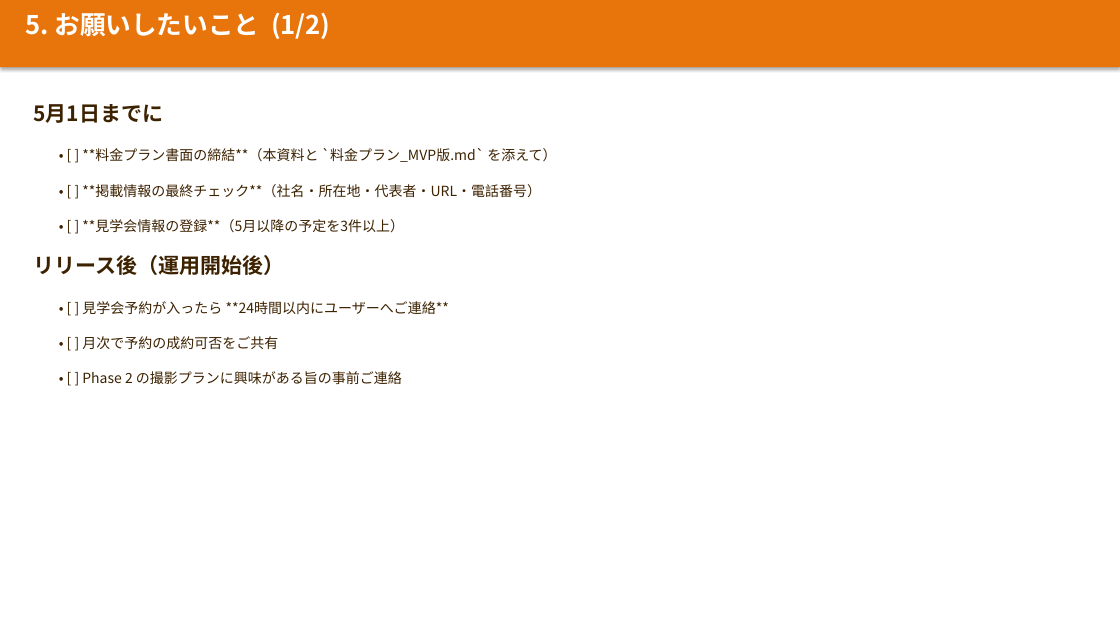
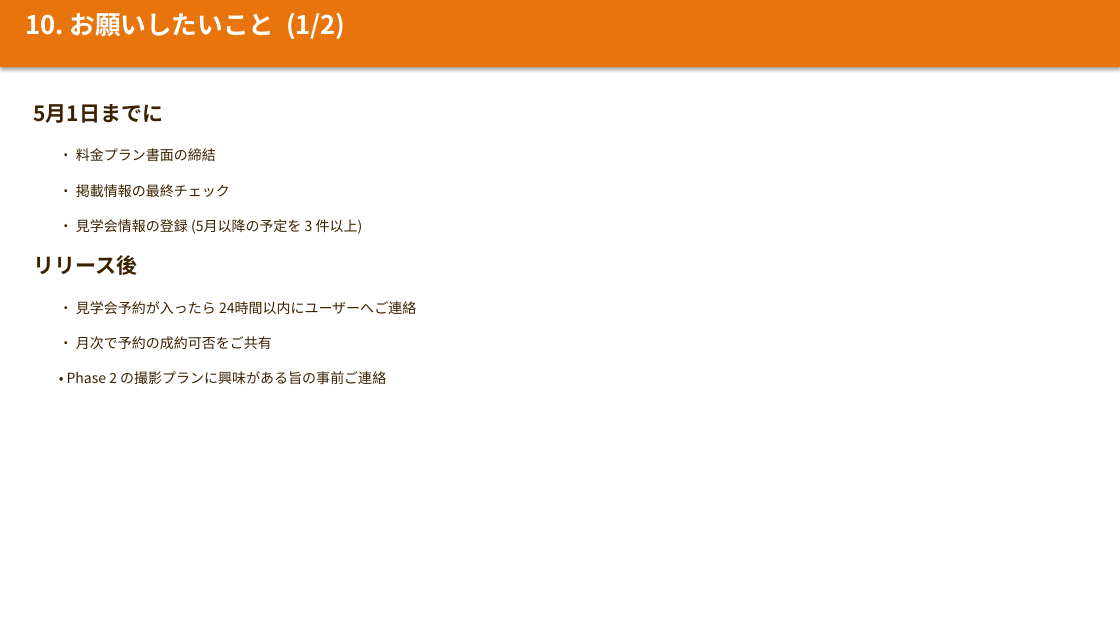
Before and after one commit to wazeka0412/payhome-next, a slide deck: slide 19 of docs/最新版/03_営業関係/工務店向け説明_MVP版.pptx (slide 12 before the commit). Drawn at 1120x630 pixels with LibreOffice and Linux fonts; fonts in the diff are those of the drawing. Boxes give left, top, right and bottom in pixels: in the first picture for what was removed or moved away, otherwise in the second. Text is boxed around its words. In the diff, an @@ line names an element or a change of style, - is before the commit and + after.

```diff
--- a/docs/最新版/03_営業関係/工務店向け説明_MVP版.pptx
+++ b/docs/最新版/03_営業関係/工務店向け説明_MVP版.pptx
@@ text at (x1=25, y1=12, x2=346, y2=39): text changed @@
-5. お願いしたいこと (1/2)
+10. お願いしたいこと (1/2)
@@ text at (x1=76, y1=148, x2=216, y2=161): text changed @@
-• [ ] **料金プラン書面の締結**（本資料と `料金プラン_MVP版.md` を添えて）
+• 料金プラン書面の締結
@@ text at (x1=76, y1=184, x2=230, y2=197): text changed @@
-• [ ] **掲載情報の最終チェック**（社名・所在地・代表者・URL・電話番号）
+• 掲載情報の最終チェック
@@ text at (x1=76, y1=219, x2=363, y2=234): text changed @@
-• [ ] **見学会情報の登録**（5月以降の予定を3件以上）
+• 見学会情報の登録 (5月以降の予定を 3 件以上)
@@ text at (x1=34, y1=255, x2=138, y2=275): text changed @@
-リリース後（運用開始後）
+リリース後
@@ text at (x1=76, y1=301, x2=416, y2=314): text changed @@
-• [ ] 見学会予約が入ったら **24時間以内にユーザーへご連絡**
+• 見学会予約が入ったら 24時間以内にユーザーへご連絡
@@ text at (x1=76, y1=336, x2=272, y2=349): text changed @@
-• [ ] 月次で予約の成約可否をご共有
+• 月次で予約の成約可否をご共有
@@ text at (x1=67, y1=371, x2=386, y2=384): text changed @@
-• [ ] Phase 2 の撮影プランに興味がある旨の事前ご連絡
+• Phase 2 の撮影プランに興味がある旨の事前ご連絡
```
Also in this commit, not shown: 11 other slides changed, 10 slides added, 6 slides removed, 21 other files.
